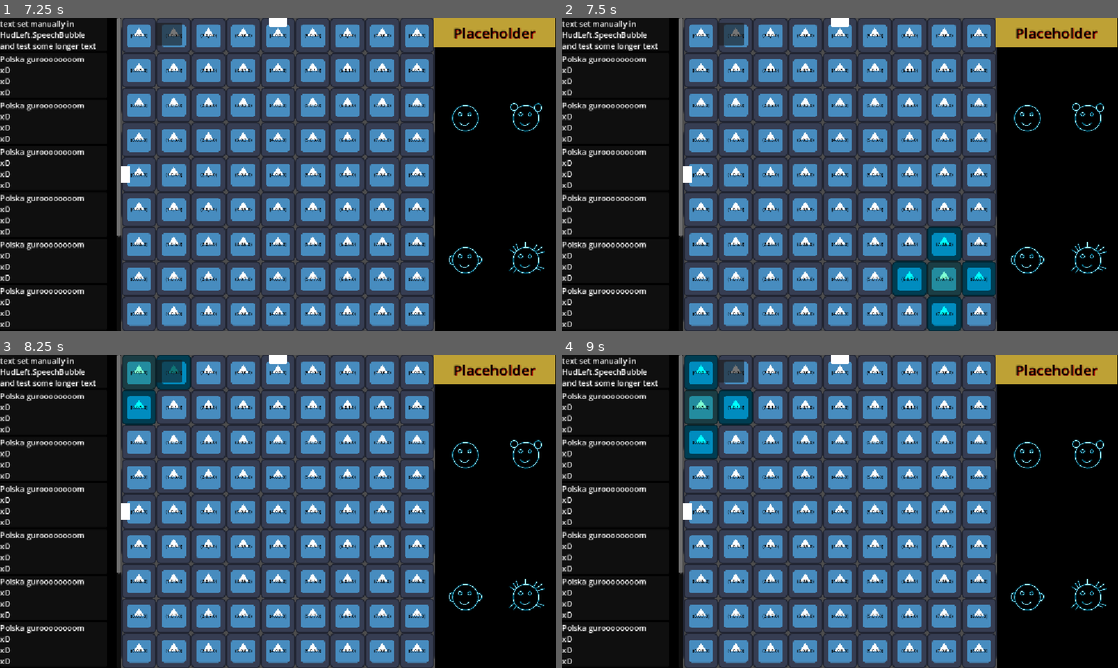
Above: before the commit, frames 1-4 (two rows, left to right).
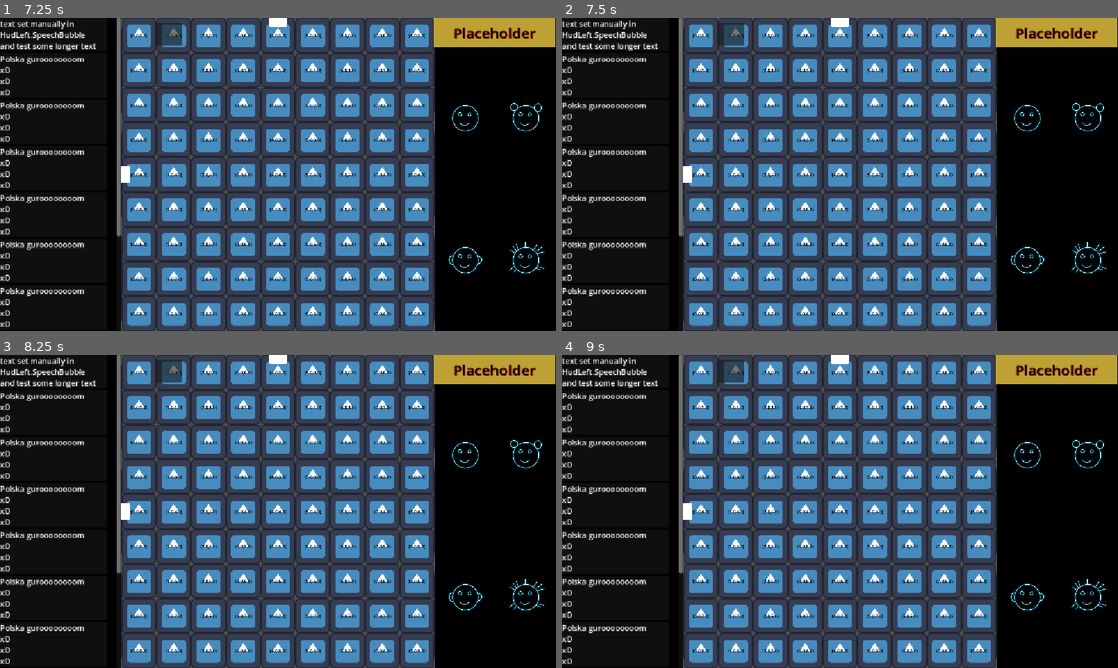
Above: after the commit, the same moments.

Repository: Wallted/ldjam-60
Game: Godot game, scene res://main.tscn
The game is run twice, just before and just after one commit, with the same random seed, the same clock (stepped at 60 frames per second) and the same inputs. The engine's default icon, where the game draws it, is replaced by a stand-in: a white triangle on a blue panel in a dark square.
Inputs (mouse positions are in pixels of both pictures, inside the frame that each line leads up to):
- Up to frame 1 (7.25 s): click (166, 33) at 0.5 s; click (166, 33) at 1.25 s; click (166, 33) at 2 s; tap Enter at 2.75, 4.25, 5.75 s; move the mouse to (72, 71) at 2.77 s; click (72, 71) at 2.92 s; tap Space at 3.5, 5, 6.5 s; move the mouse to (72, 174) at 3.52 s; click (72, 174) at 3.67 s; move the mouse to (72, 277) at 4.27 s; click (72, 277) at 4.42 s; move the mouse to (489, 71) at 5.02 s; click (489, 71) at 5.17 s; move the mouse to (489, 174) at 5.77 s; click (489, 174) at 5.92 s; move the mouse to (489, 277) at 6.52 s; click (489, 277) at 6.67 s
- Up to frame 2 (7.5 s): move the mouse to (945, 277) at 7.27 s; click (945, 277) at 7.42 s
- Up to frame 3 (8.25 s): move the mouse to (139, 373) at 8.02 s; click (139, 373) at 8.17 s
- Up to frame 4 (9 s): move the mouse to (701, 408) at 8.77 s; click (701, 408) at 8.92 s

Frame 1 is identical in both runs. In frame 2, 3.3% of the frame differs, in the area x 59-78%, y 66-100%; in frame 3, 1.9%; in frame 4, 2.6%.

Commit message:
path cursor with hovering done (but one per room instead of per game - todo)

Diff:
--- a/game/game_room.gd
+++ b/game/game_room.gd
@@ -17,6 +17,8 @@
 
 @export
 var parent_room: GameRoom
+
+var _path_cursor: PathSegment
 
 var _tile_scene = preload("res://game/tile.tscn")
 var tile_list: Array[Tile]
@@ -38,6 +40,13 @@
 	(sprite_2d.texture as PlaceholderTexture2D).size = room_size
 	scale = Vector2.ONE * pow(3.0, scale_ratio)
 
+
+func _input(event: InputEvent) -> void:
+	if event is InputEventMouseButton:
+		if event.button_index == MOUSE_BUTTON_LEFT && event.pressed:
+			_try_place_path_segment()
+
+
 func _setup_tiles() -> void:
 	for i in grid_size:
 		for j in grid_size:
@@ -52,6 +61,7 @@
 
 			_tile.mouse_entered.connect(_on_tile_mouse_entered.bind(_tile))
 			_tile.mouse_exited.connect(_on_tile_mouse_exited.bind(_tile))
+			_tile.path_hovered_on.connect(_on_path_mouse_entered.bind(_tile))
 			_tile.input_pickable = false
 
 			tile_list.append(_tile)
@@ -116,19 +126,34 @@
 
 
 func _on_tile_mouse_entered(_tile: Tile) -> void:
-	for _t in tile_list:
-		_t.modulate = Color.WHITE
-	if _tile:
-		for t in get_neighbour_tiles(_tile.coords):
-			t.modulate = Color.AQUA
-		_tile.modulate = Color.AQUAMARINE
+	pass
+	#for _t in tile_list:
+		#_t.modulate = Color.WHITE
+	#if _tile:
+		#for t in get_neighbour_tiles(_tile.coords):
+			#t.modulate = Color.AQUA
+		#_tile.modulate = Color.AQUAMARINE
 
 func _on_tile_mouse_exited(_tile: Area2D) -> void:
 	pass
 
+
+func _on_path_mouse_entered(north_not_west: bool, tile: Tile) -> void:
+	if tile.input_pickable:
+		if _path_cursor != null:
+			_path_cursor.set_hovered(false)
+		_path_cursor = tile.north_path if north_not_west else tile.west_path
+		_path_cursor.set_hovered(true)
+
+
+func _try_place_path_segment() -> void:
+	if _path_cursor != null:
+		_path_cursor.set_placed(true)
+
+
 func _on_room_area_input_event(_viewport: Node, event: InputEvent, _shape_idx: int) -> void:
 	if event is InputEventMouseButton:
-		if event.button_index == MOUSE_BUTTON_LEFT and event.pressed:
+		if event.button_index == MOUSE_BUTTON_WHEEL_UP and event.pressed:
 			request_focus.emit()
 
 func _on_room_area_mouse_entered() -> void:
--- a/game/room_manager.gd
+++ b/game/room_manager.gd
@@ -9,7 +9,7 @@
 
 func _input(event: InputEvent) -> void:
 	if event is InputEventMouseButton:
-		if event.button_index == MOUSE_BUTTON_RIGHT && event.pressed:
+		if event.button_index == MOUSE_BUTTON_WHEEL_DOWN && event.pressed:
 			focus_on_room(currently_focused_room.parent_room)
 
 func _ready() -> void:
--- a/game/tile.gd
+++ b/game/tile.gd
@@ -1,6 +1,8 @@
 extends Area2D
 class_name Tile
 
+
+signal path_hovered_on(north_not_west: bool)
 
 const PATH_SEGMENT = preload("uid://cl1vkv2b6kioq")
 
@@ -14,35 +16,19 @@
 
 func _ready() -> void:
 	label.text = "(%s,%s)" % [coords.x, coords.y]
+	_init_path_segments()
 
 
-func add_path_segment(north_not_west: bool, cursor_path: PathSegment = null) -> void:
-	var path: PathSegment = PATH_SEGMENT.instantiate() if cursor_path == null else cursor_path
-	path.position = Vector2.ZERO
-	if north_not_west:
-		path.rotation = -0.25*TAU
-		assert(north_path == null)
-		north_path = path
-	else:
-		path.rotation = -0.5*TAU
-		assert(west_path == null)
-		west_path = path
-	add_child(path)
-	path.update_state(true, cursor_path != null, false)
-
-
-func remove_path_segment(north_not_west: bool, is_cursor := false) -> void:
-	if is_cursor:
-		if north_not_west:
-			remove_child(north_path)
-			assert(north_path != null)
-			north_path = null
-		else:
-			remove_child(west_path)
-			assert(west_path != null)
-			west_path = null
-	else:
-		if north_not_west:
-			north_path.queue_free()
-		else:
-			west_path.queue_free()
+func _init_path_segments() -> void:
+	if coords.x > 0:
+		west_path = PATH_SEGMENT.instantiate()
+		west_path.position = Vector2.ZERO
+		west_path.rotation = -0.5*TAU
+		west_path.mouse_entered.connect(path_hovered_on.emit.bind(false))
+		add_child(west_path)
+	if coords.y > 0:
+		north_path = PATH_SEGMENT.instantiate()
+		north_path.position = Vector2.ZERO
+		north_path.rotation = -0.25*TAU
+		north_path.mouse_entered.connect(path_hovered_on.emit.bind(true))
+		add_child(north_path)
--- a/path_segments/path_segment.gd
+++ b/path_segments/path_segment.gd
@@ -1,6 +1,8 @@
 class_name PathSegment
 extends Line2D
 
+
+signal mouse_entered
 
 const POWERED_WIDTH_CURVE = preload("uid://po2k2jpyeddn")
 const OFFLINE_WIDTH_CURVE = preload("uid://1fpi08ycayod")
@@ -52,3 +54,7 @@
 
 func set_powered(value: bool) -> void:
 	update_state(is_placed, is_hovered, value)
+
+
+func _on_area_2d_mouse_entered():
+	mouse_entered.emit()
--- a/path_segments/path_segment.tscn
+++ b/path_segments/path_segment.tscn
@@ -91,6 +91,9 @@
 &"powered": SubResource("Animation_7ibsq")
 }
 
+[sub_resource type="RectangleShape2D" id="RectangleShape2D_idcf6"]
+size = Vector2(32, 32)
+
 [node name="PathSegment" type="Line2D" unique_id=1309965418]
 z_index = 1
 scale = Vector2(2.56, 2.56)
@@ -111,3 +114,13 @@
 
 [node name="AnimationPlayer" type="AnimationPlayer" parent="." unique_id=1981627908]
 libraries/ = SubResource("AnimationLibrary_y3abr")
+
+[node name="Area2D" type="Area2D" parent="." unique_id=1577706439]
+
+[node name="CollisionShape2D" type="CollisionShape2D" parent="Area2D" unique_id=1147634145]
+position = Vector2(25, 0)
+rotation = 0.7853982
+shape = SubResource("RectangleShape2D_idcf6")
+
+[connection signal="area_entered" from="Area2D" to="." method="_on_area_2d_area_entered"]
+[connection signal="mouse_entered" from="Area2D" to="." method="_on_area_2d_mouse_entered"]
